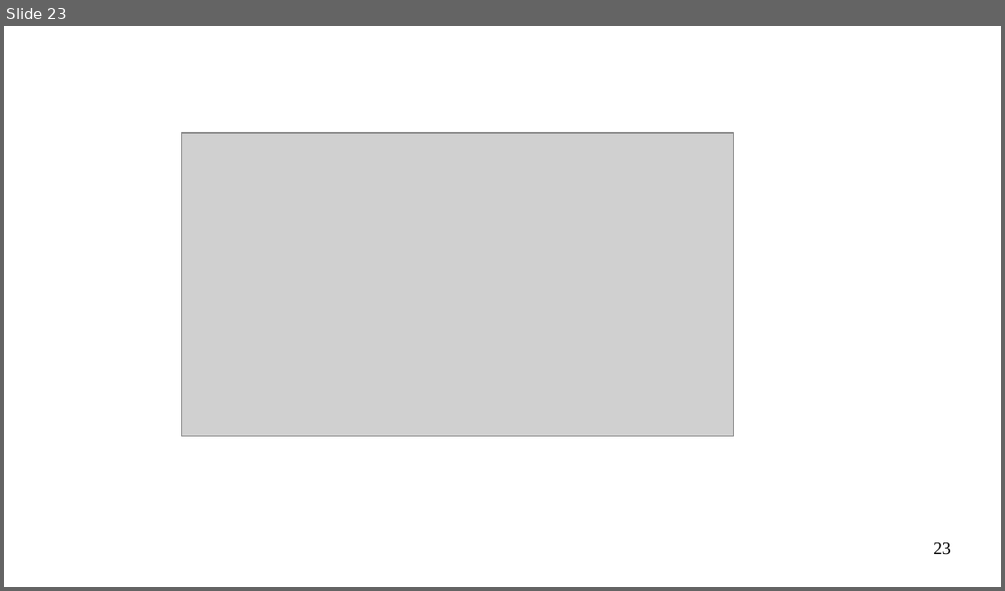
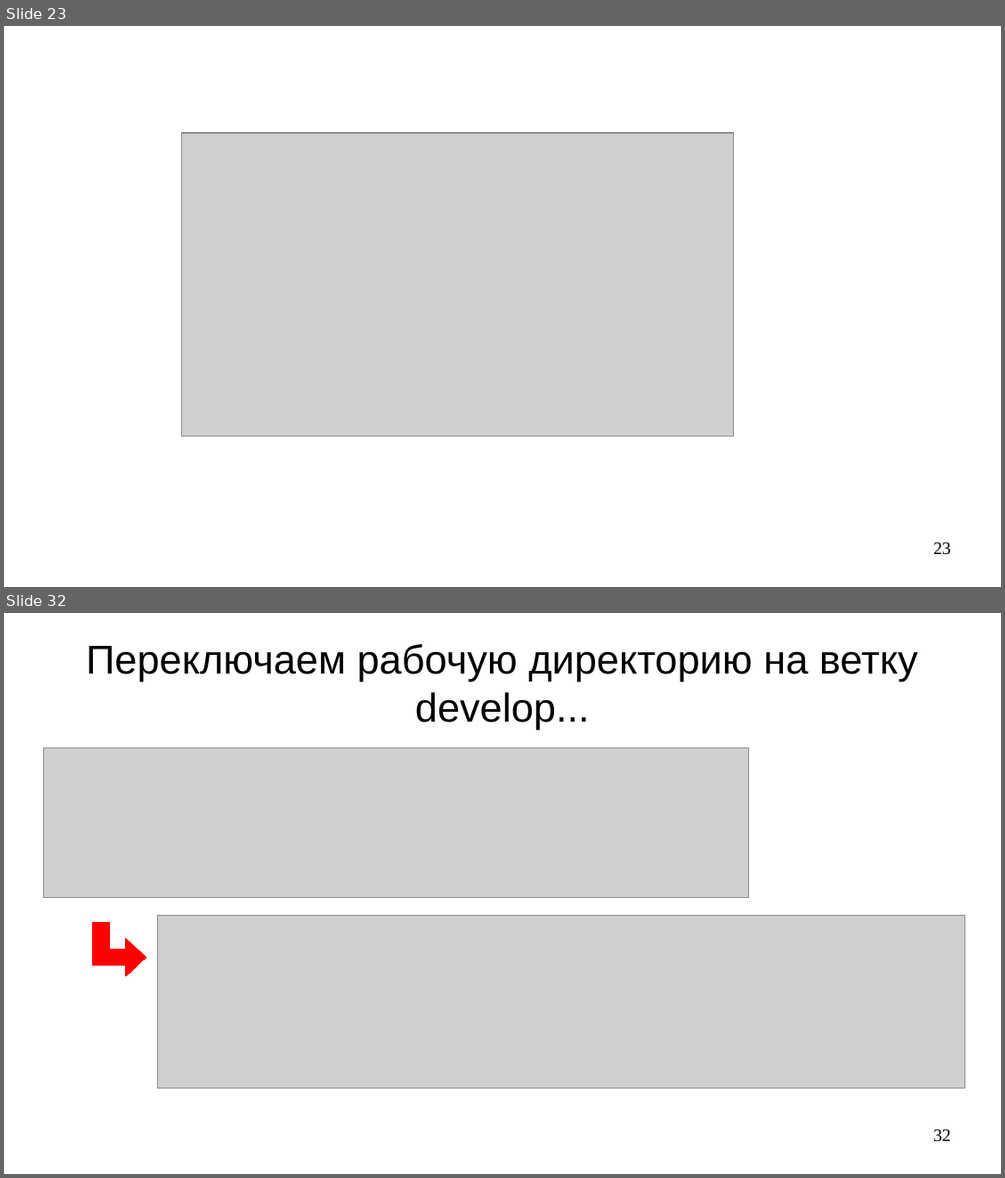
Before and after one commit to steelcraft/stud-lab, a slide deck: Практические занятия/Работа с Git.odp. Shown one above the other, each under a label of ours: slide 23 before the commit, slides 23 and 32 after it; the slides between them are not shown. The pictures are 1005x591 and 1005x1178 pixels, drawn with LibreOffice and Linux fonts; fonts in the diff are those of the drawing; grey boxes stand for pictures. Boxes give left, top, right and bottom in pixels: in the first picture for what was removed or moved away, otherwise in the second. Text is boxed around its words. In the diff, an @@ line names an element or a change of style, - is before the commit and + after.

```diff
--- a/Практические занятия/Работа с Git.odp
+++ b/Практические занятия/Работа с Git.odp
@@ slide 32 added at <box>4,613,1001,1174</box>, background #FFFFFF @@
@@ title added at <box>86,644,918,730</box>, 32 pt, text #000000 @@
+Переключаем рабочую директорию на ветку develop...
@@ picture added at <box>43,747,748,898</box> @@
@@ freeform shape added at <box>93,924,146,977</box>, fill #FF0000, outline #FF0000 0 pt @@
@@ picture added at <box>158,916,965,1088</box> @@
@@ page number added at <box>933,1129,951,1142</box>, 14 pt, text #000000 @@
+32
```
Also in this commit, not shown: 1 slide changed, 11 other slides added.
